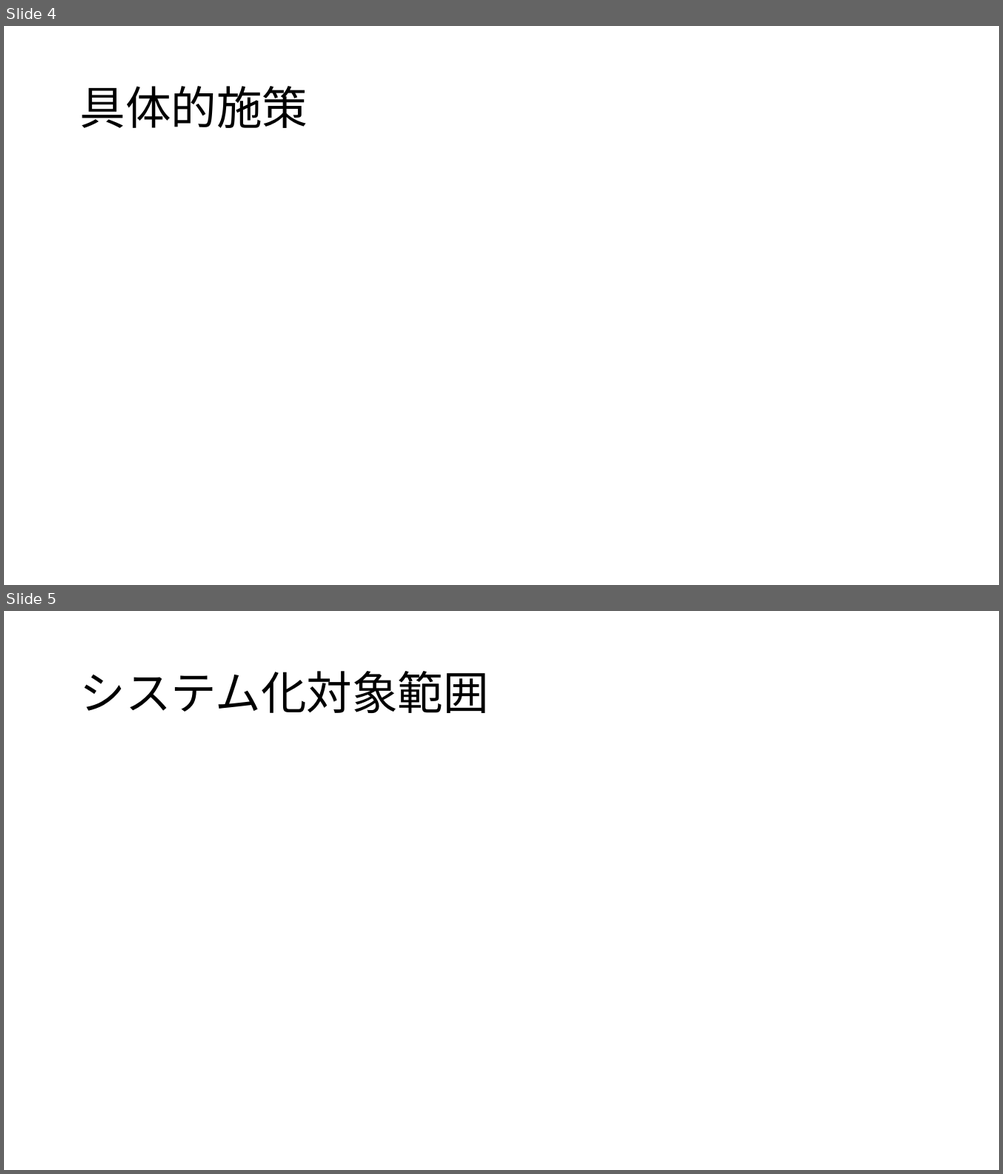
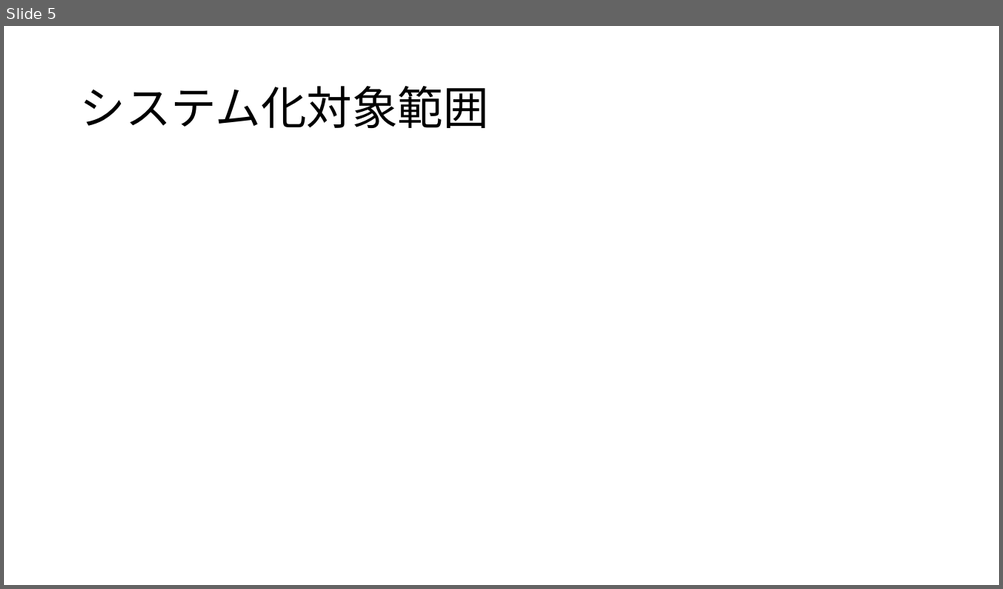
Before and after one commit to masapoyo/sugukuru, a slide deck: Presentation/要件定義.pptx. Shown one above the other, each under a label of ours: slides 4 and 5 before the commit, slide 5 after it. The pictures are 1003x1174 and 1003x589 pixels, drawn with LibreOffice and Linux fonts; fonts in the diff are those of the drawing. Boxes give left, top, right and bottom in pixels: in the first picture for what was removed or moved away, otherwise in the second. Text is boxed around its words. In the diff, an @@ line names an element or a change of style, - is before the commit and + after.

```diff
--- a/Presentation/要件定義.pptx
+++ b/Presentation/要件定義.pptx
@@ slide 4 removed at <box>4,26,999,585</box>, background #FFFFFF @@
@@ title removed at <box>79,86,307,128</box> @@
-具体的施策
```
Also in this commit, not shown: 5 slides changed, 3 slides added.
